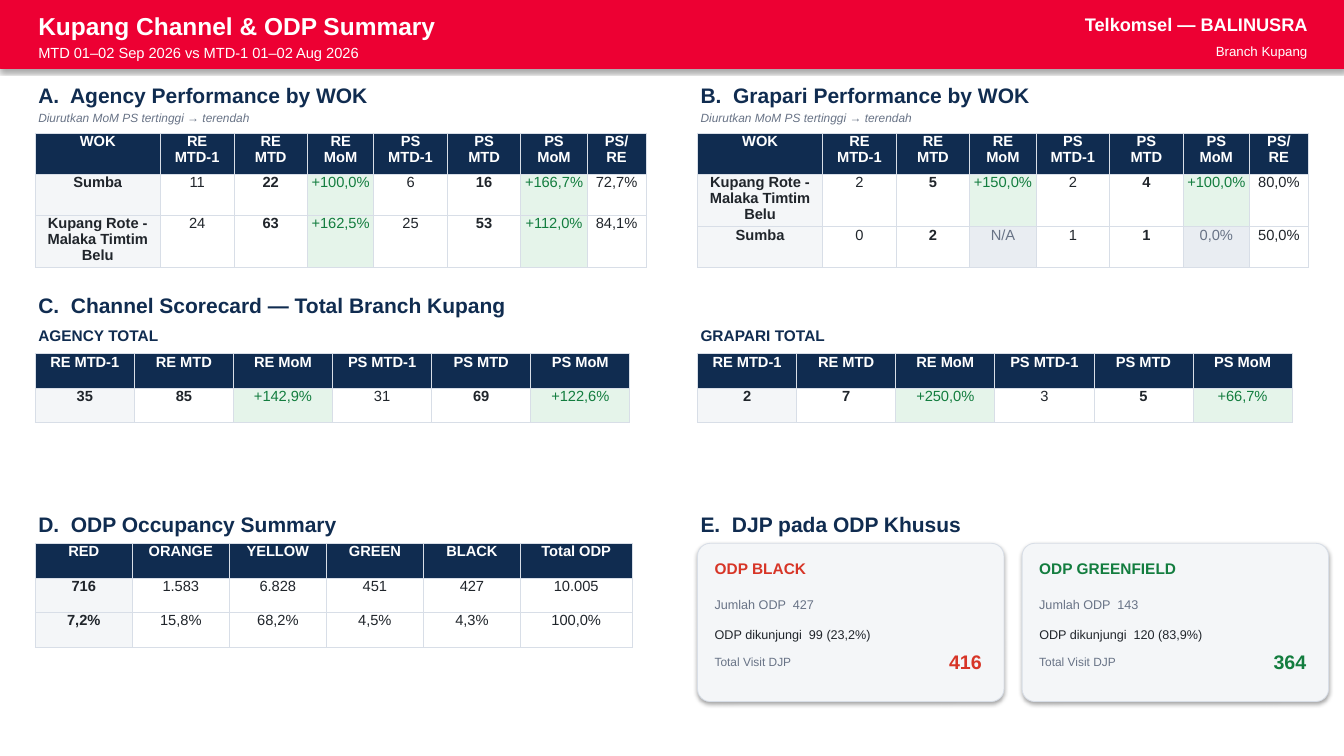
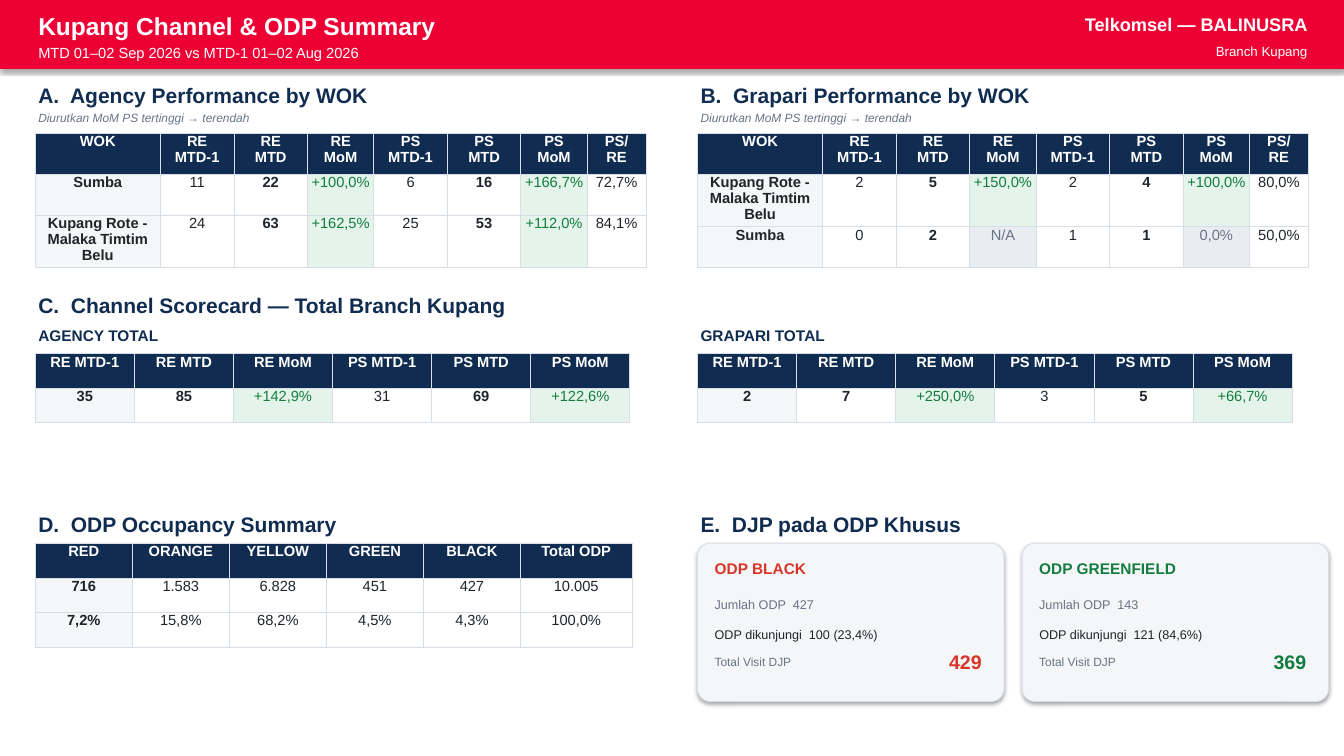
Before and after one commit to linktreehhbalnus-eng/wow_balnus, a slide deck: slide 3 of reports/BRANCH_KUPANG_PERFORMANCE_SUMMARY_20260902_INARA.pptx. Drawn at 1344x756 pixels with LibreOffice and Linux fonts; fonts in the diff are those of the drawing. Boxes give left, top, right and bottom in pixels: in the first picture for what was removed or moved away, otherwise in the second. Text is boxed around its words. In the diff, an @@ line names an element or a change of style, - is before the commit and + after.

```diff
--- a/reports/BRANCH_KUPANG_PERFORMANCE_SUMMARY_20260902_INARA.pptx
+++ b/reports/BRANCH_KUPANG_PERFORMANCE_SUMMARY_20260902_INARA.pptx
@@ text at [715, 630, 878, 642]: text changed @@
-ODP dikunjungi 99 (23,2%)
+ODP dikunjungi 100 (23,4%)
@@ text at [949, 655, 982, 669]: text changed @@
-416
+429
@@ text at [1039, 630, 1202, 642]: text changed @@
-ODP dikunjungi 120 (83,9%)
+ODP dikunjungi 121 (84,6%)
@@ text at [1274, 655, 1307, 669]: text changed @@
-364
+369
```
Also in this commit, not shown: 2 other slides changed, 7 other files.
